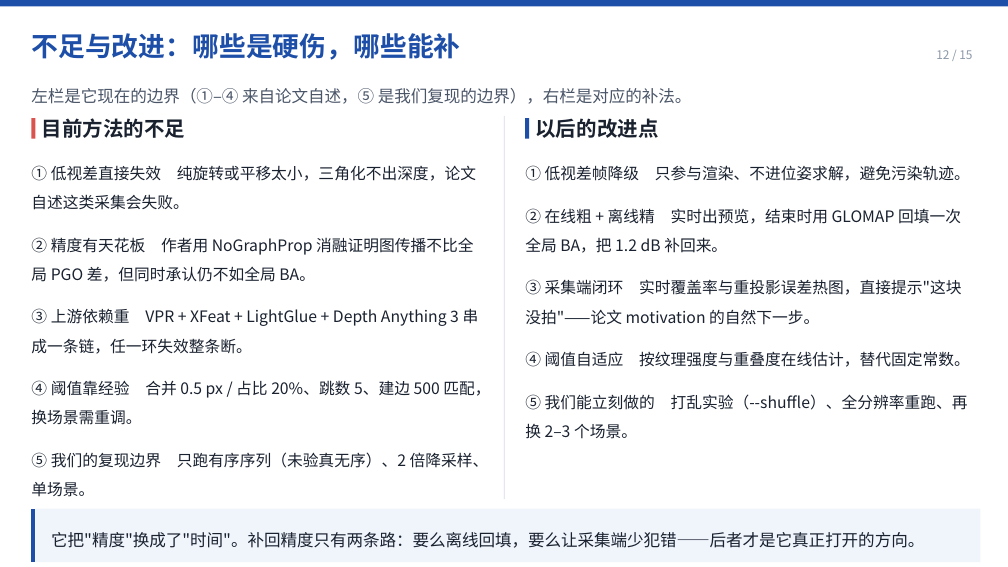
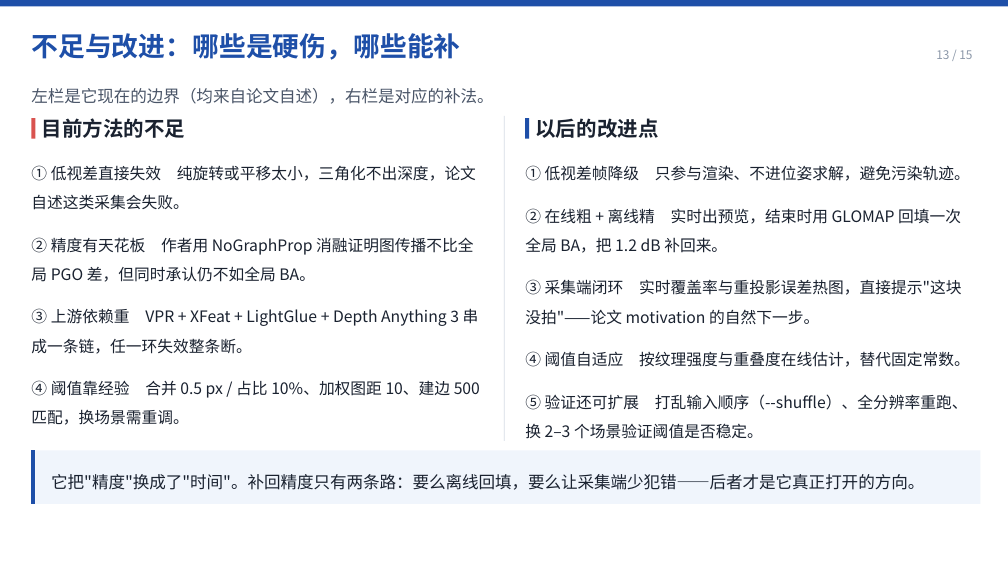
Before and after one commit to LeoZhengWei/ecnu-cs, a slide deck: slide 13 of ecnu-cg/02-PPT/PPT-即时三维高斯泼溅重建.pptx (slide 12 before the commit). Drawn at 1008x567 pixels with LibreOffice and Linux fonts; fonts in the diff are those of the drawing. Boxes give left, top, right and bottom in pixels: in the first picture for what was removed or moved away, otherwise in the second. Text is boxed around its words. In the diff, an @@ line names an element or a change of style, - is before the commit and + after.

Commit message:
feat(ecnu-cg): PPT 重构为「七步各一页」，报告同步并补七张方法示意图
- PPT 15 页重排：P2 背景+四类问题、P3 摘要+贡献+创新（原四页压成两页）；
  P4 方法总览；P5-P11 七个步骤各一页，每页固定「做什么/示意图/核心公式/
  关键超参/为什么」五段；P12 补 4 条消融条；P13 删掉全部复现工程问题，
  只留论文自述边界。原「三代工作演进」页并入 P14 结论首句。
- 新增 figs/fig1..7 七张 matplotlib 示意图与 formula/f05..11 七张公式渲染图
  （原底部公式为 ASCII 拼写法，现统一为矢量排版图）。
- slide 源码 slides/01..15 全量同步；新增 tools/figs.py、gen_steps.py、
  render_formula.py 三个可复现生成脚本。
- 报告 3.3 节按七步重写（总表+每步一段+居中公式），插入图 1-7；
  01-报告/img/m1..m7.png 与插值脚本 tools/insert_figs.py 一并入库。
- 讲稿第 2 章重写为主讲 12:20（另附 10 分钟压缩方案）；STORY、讲稿要点、
  交付说明、README 同步；「跳数」口径统一修正为「加权图距」。

```diff
--- a/ecnu-cg/02-PPT/PPT-即时三维高斯泼溅重建.pptx
+++ b/ecnu-cg/02-PPT/PPT-即时三维高斯泼溅重建.pptx
@@ text at box(31, 88, 493, 104): text changed @@
-左栏是它现在的边界（①–④ 来自论文自述，⑤ 是我们复现的边界），右栏是对应的补法。
+左栏是它现在的边界（均来自论文自述），右栏是对应的补法。
@@ rectangle: place and size @@
-rectangle at box(504, 116, 505, 499)
+rectangle at box(504, 116, 505, 441)
@@ text at box(31, 380, 480, 425): text changed @@
-④ 阈值靠经验 合并 0.5 px / 占比 20%、跳数 5、建边 500 匹配，换场景需重调。
+④ 阈值靠经验 合并 0.5 px / 占比 10%、加权图距 10、建边 500 匹配，换场景需重调。
@@ text at box(525, 394, 968, 439): text changed @@
-⑤ 我们能立刻做的 打乱实验（--shuffle）、全分辨率重跑、再换 2–3 个场景。
+⑤ 验证还可扩展 打乱输入顺序（--shuffle）、全分辨率重跑、换 2–3 个场景验证阈值是否稳定。
@@ text removed at box(31, 452, 489, 497) @@
-⑤ 我们的复现边界 只跑有序序列（未验真无序）、2 倍降采样、单场景。
@@ 1 text, 1 rectangle, 1 freeform shape: place and size @@
-1 text, 1 rectangle, 1 freeform shape at box(32, 509, 981, 563)
+1 text, 1 rectangle, 1 freeform shape at box(32, 451, 981, 504)
```
Also in this commit, not shown: 6 other slides changed, 8 slides added, 8 slides removed, 47 other files.
